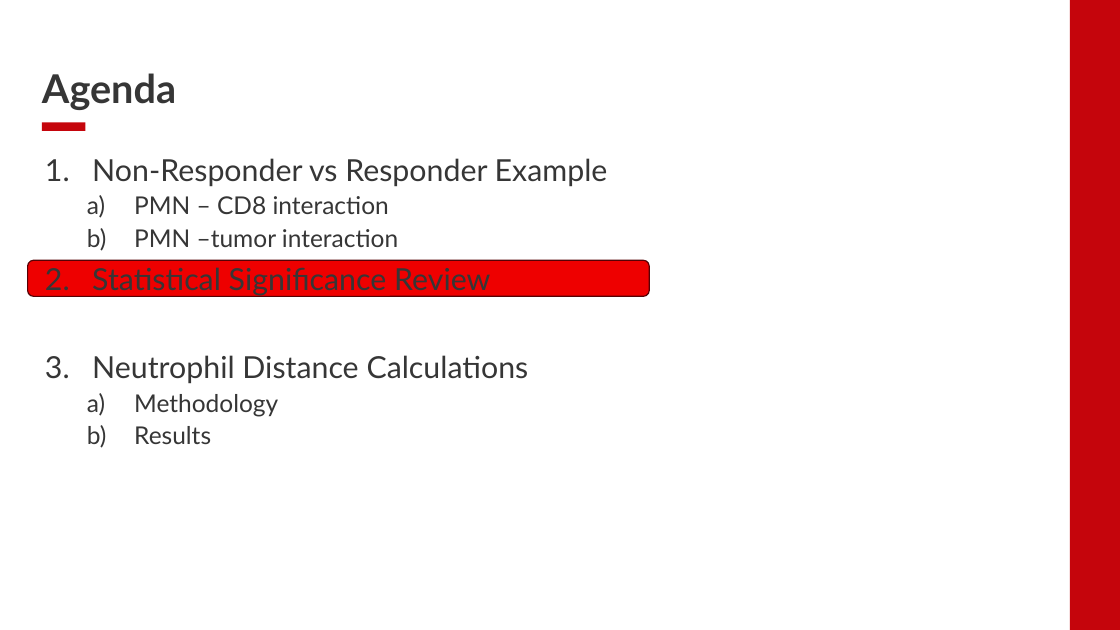
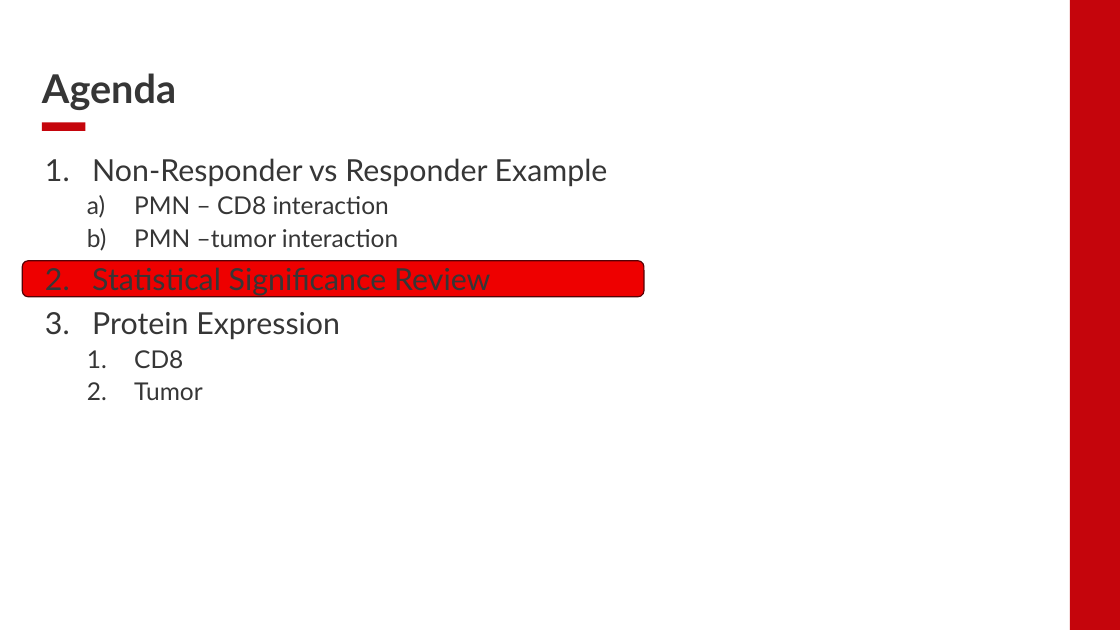
Before and after one commit to EDJohns/2025-Dinh-Lab-Research-Project, a slide deck: slide 9 of Shapiro 2025 Project/Weekly Updates/Week 7 Updates.pptx (slide 8 before the commit). Drawn at 1120x630 pixels with LibreOffice and Linux fonts; fonts in the diff are those of the drawing; background and template pictures are left out. Boxes give left, top, right and bottom in pixels: in the first picture for what was removed or moved away, otherwise in the second. Text is boxed around its words. In the diff, an @@ line names an element or a change of style, - is before the commit and + after.

```diff
--- a/Shapiro 2025 Project/Weekly Updates/Week 7 Updates.pptx
+++ b/Shapiro 2025 Project/Weekly Updates/Week 7 Updates.pptx
@@ rounded rectangle moved from (x1=28, y1=260, x2=649, y2=297) to (x1=23, y1=260, x2=644, y2=297) @@
@@ text at (x1=92, y1=312, x2=340, y2=400): text changed @@
-3. Neutrophil Distance Calculations
-  a) Methodology
-  b) Results
+3. Protein Expression
+  1. CD8
+  2. Tumor
```
Also in this commit, not shown: 5 other slides changed, 5 slides added, 13 slides removed.
